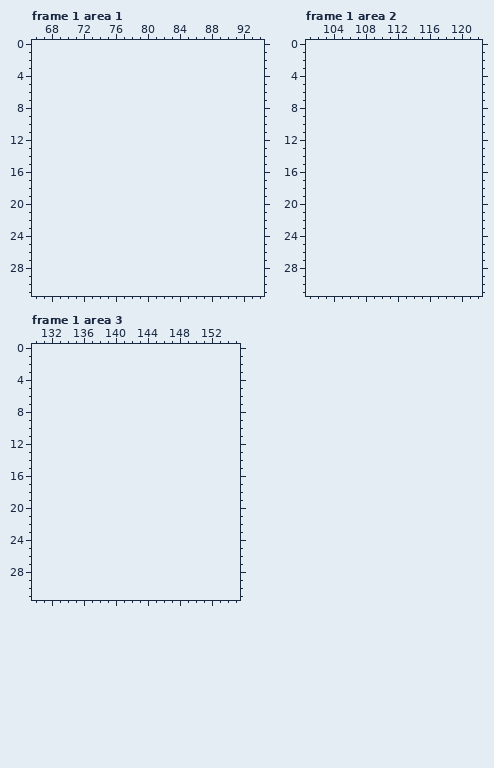
Pixel-art file -- Assets/Sprites/Character Models/venard.aseprite. Above is the file before it was changed.
32x32 pixels, 2 frames. Colours within 5 levels of each other are drawn and written as one. Shown: frame 1 area 1: x 66..94, y 0..31; frame 1 area 2: x 101..122, y 0..31; frame 1 area 3: x 130..155, y 0..31. The old version is drawn lined up with the new one, on the new canvas. The commit also changed other frames or places, which this record leaves out.
The result:
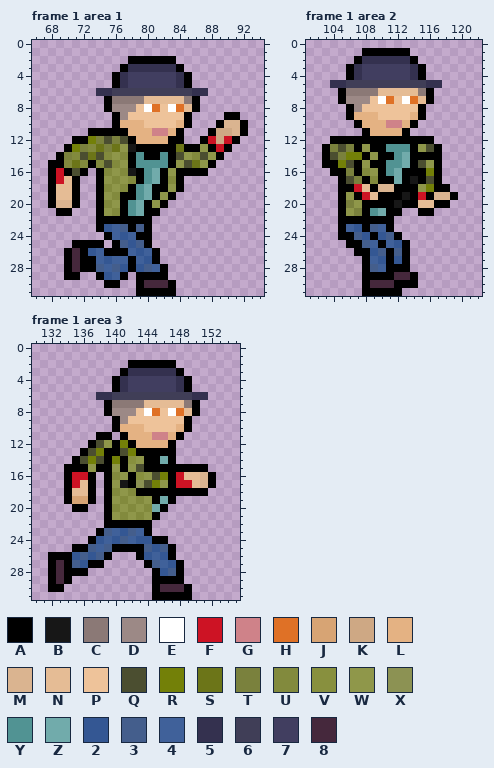
Palette (. is transparent): A #000000  B #171717  C #8b7976  D #9c8986  E #ffffff  F #cd1324  G #cf8289  H #df7126  J #d7a474  K #cea884  L #e4b283  M #dab490  N #e5bc95  P #eec39a  Q #4b4e30  R #738008  S #6c7518  T #7a813d  U #828a3d  V #88903e  W #8f974a  X #8c9253  Y #519393  Z #71abab  2 #345793  3 #445e8c  4 #40619a  5 #34314f  6 #403e57  7 #413e60  8 #45283c
The edit:
canvas 32x32 -> 160x32
Changed rows in their new state; - is an unchanged pixel.
Frame 1 area 1:
first column x 68:
 2 ----------AAAAAA---------
 3 ---------A555555A--------
 4 --------A57777775A-------
 5 --------A57777775A-------
 6 ------55666666666655-----
 7 -------ACCCCNNNNNCA------
 8 -------ADDDPEHPEHNA------
 9 --------ADPPPPPPPA----AA-
10 --------ALLLPPPPLA---AMMA
11 -----AAAAALLLGGLA---AKKMA
12 ---AARTQTQALLLLAA--AFKFA-
13 --ARTUSTSWBAAAAASAAWAFA--
14 -ATUQSQUWUAYAAYAQWUQWA---
15 AAUSUAUQUWAYYYYAWQSWA----
16 AFAQA-AUWUBAYZAWAAAA-----
17 AFNA--AWUWUAYZAUA--------
18 ANNA--AUWUAYZAAWA--------
19 ANNA--AWUAAYZAWA---------
20 AMMA--AUWAYZAWA----------
21 -AA---AWUAYZAA-----------
22 ------AAAAAAA------------
23 ------A243A3A------------
24 -------A424AA------------
25 ---AAAA-A323A------------
26 --A8A24AAA424A-----------
27 --A8AA4244A42A-----------
28 --A8AA3432A234A----------
29 --AA--A24A-AAAA----------
30 -------AA--A888A---------
31 -----------AAAAA---------
Frame 1 area 2:
first column x 103:
 1 -----AAAAAA------
 2 ----A555555A-----
 3 ---A57777775A----
 4 ---A57777775A----
 5 -55666666666655--
 6 --ACCCCNNNNNCA---
 7 --ADDDPEHPEHNA---
 8 ---ADPPPPPPPA----
 9 ---ALLLPPPPLA----
10 ----ALLLGGLA-----
11 -----ALLLLA------
12 -AAAAAAAAAAAAA---
13 ATQTAWAAYYYAWQA--
14 AQTRRAWAAYZAAAA--
15 AARQAWAAYYZAQWA--
16 -AATAUWAYZAAARA--
17 --AQTAUAAZABAQA--
18 --AAFNAMMAAAWRAA-
19 --AWAFNAAABAFAMMA
20 --ATWAAAABAANNAA-
21 --AWTAYZAA--AA---
22 --AAAAAAA--------
23 --A42A34A--------
24 --AA32A23A-------
25 ---AA34A42A------
26 ----AA23A3A------
27 -----A42A2A------
28 -----A34AAA------
29 -----AAAA88A-----
30 -----A888AAA-----
31 -----AAAAA-------
Frame 1 area 3:
first column x 132:
 2 ----------AAAAAA-----
 3 ---------A555555A----
 4 --------A57777775A---
 5 --------A57777775A---
 6 ------55666666666655-
 7 -------ACCCCNNNNNCA--
 8 -------ADDDPEHPEHNA--
 9 --------ADPPPPPPPA---
10 --------ALLLPPPPLA---
11 ------AA-ALLLGGLA----
12 -----AQWARALLLLA-----
13 ----AQRAAQRAAAAA-----
14 ---AQRQARAVWAAZA-----
15 --AAAWAAWAWQAAAAAAAA-
16 --AFFA-AUWAVWQRAFNNMA
17 --AFNA-AWBAXQRWAFFNMA
18 --ANNA-AUWUAAAAAAAAA-
19 --AJJA-AWUWUWAZA-----
20 ---AA--AUWUWUZA------
21 -------AWUWUWA-------
22 -------AAAAAA--------
23 ------A34234A--------
24 -----A2423422AA------
25 ---AA343AAAA323A-----
26 AAA2323A---A242A-----
27 A8A32AA-----A342A----
28 A8AAA--------A23A----
29 A8A----------AAAA----
30 AA-----------A888A---
31 -------------AAAAA---
